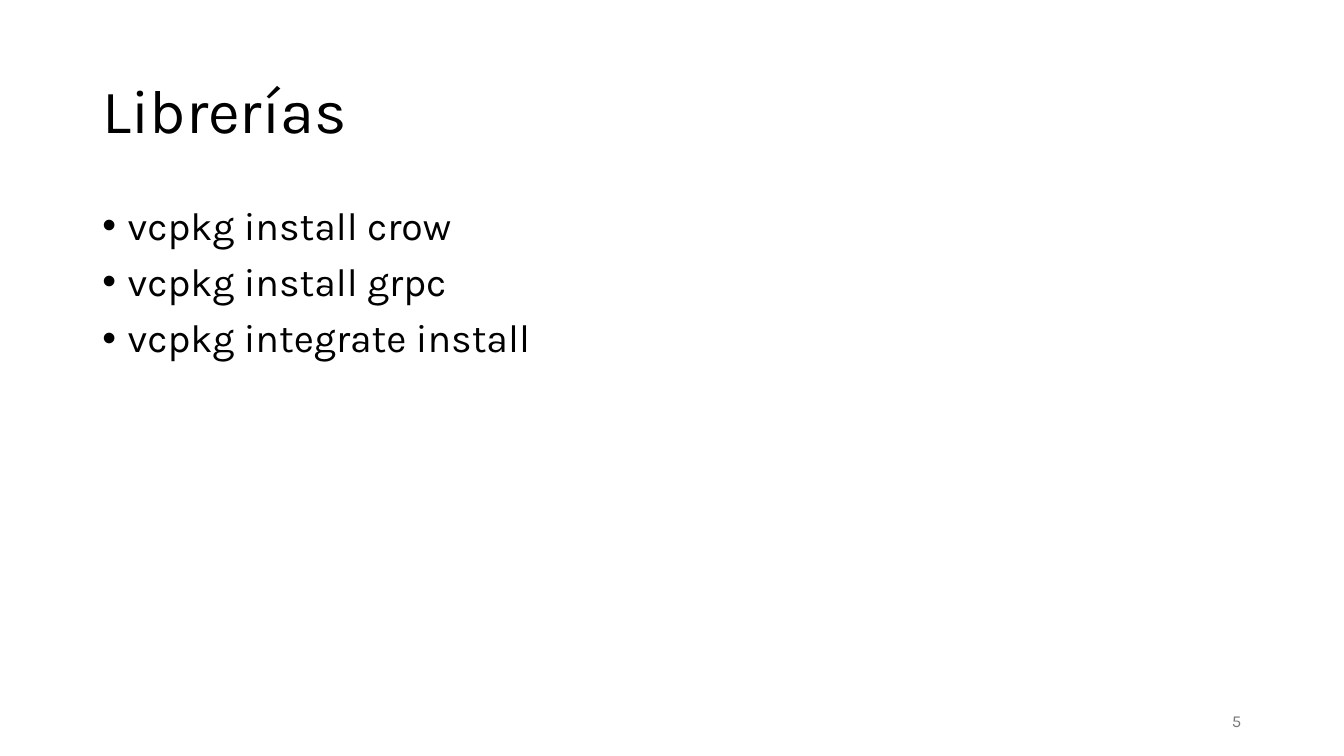
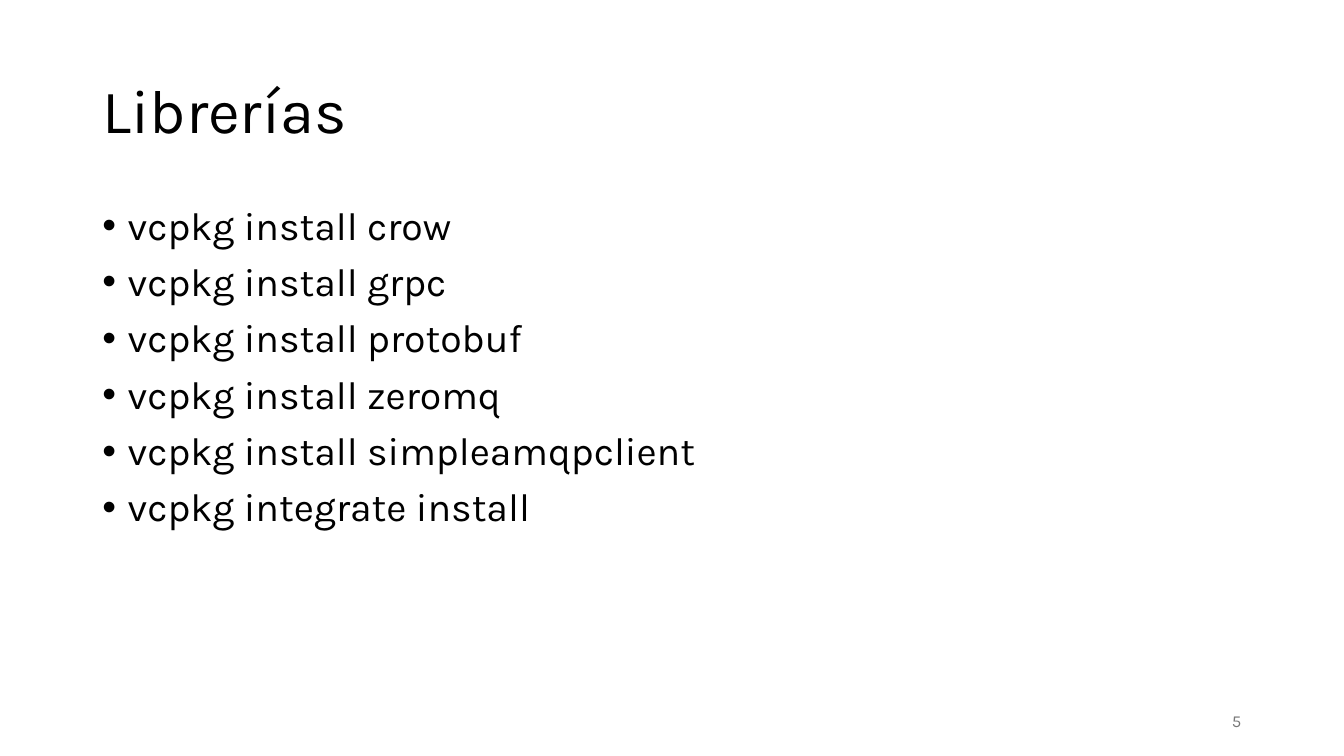
Before and after one commit to aldebarran22/CURSO_CPP_SERVICIOS_30H, a slide deck: slide 5 of doc/0_herramientas y librerias.pptx. Drawn at 1344x756 pixels with LibreOffice and Linux fonts; fonts in the diff are those of the drawing. Boxes give left, top, right and bottom in pixels: in the first picture for what was removed or moved away, otherwise in the second. Text is boxed around its words. In the diff, an @@ line names an element or a change of style, - is before the commit and + after.

```diff
--- a/doc/0_herramientas y librerias.pptx
+++ b/doc/0_herramientas y librerias.pptx
@@ text at [128, 325, 695, 475]: paragraphs added @@
+• vcpkg install protobuf
+• vcpkg install zeromq
+• vcpkg install simpleamqpclient
```
Also in this commit, not shown: 44 other files.
